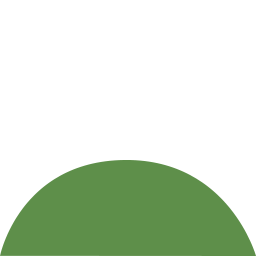
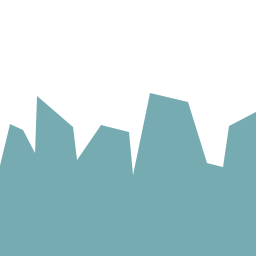
Layer changes from the first 256x256 image to the second:
hid "Shape 7" over [0, 160, 256, 256]
showed "Layer 1" over [0, 93, 256, 256]
